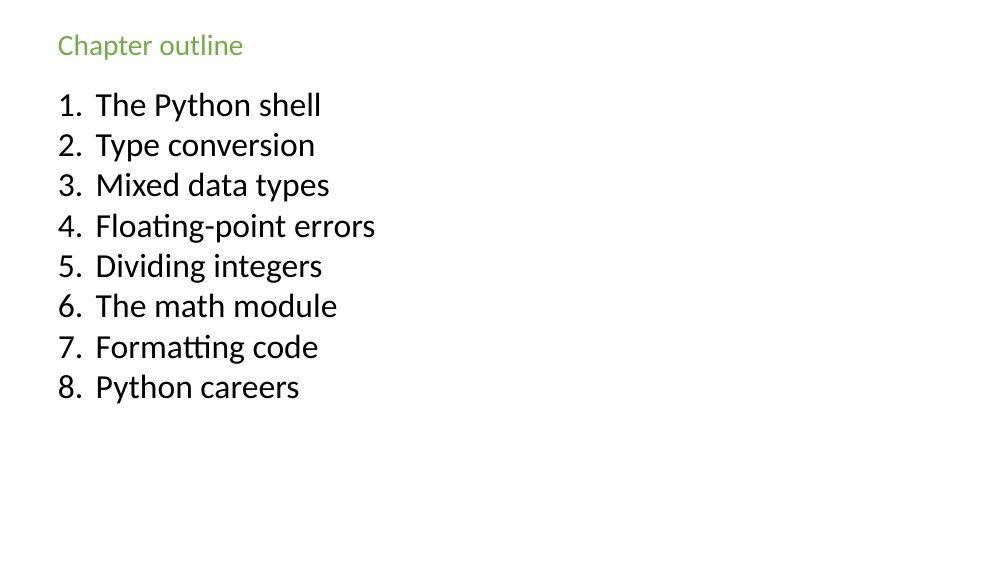
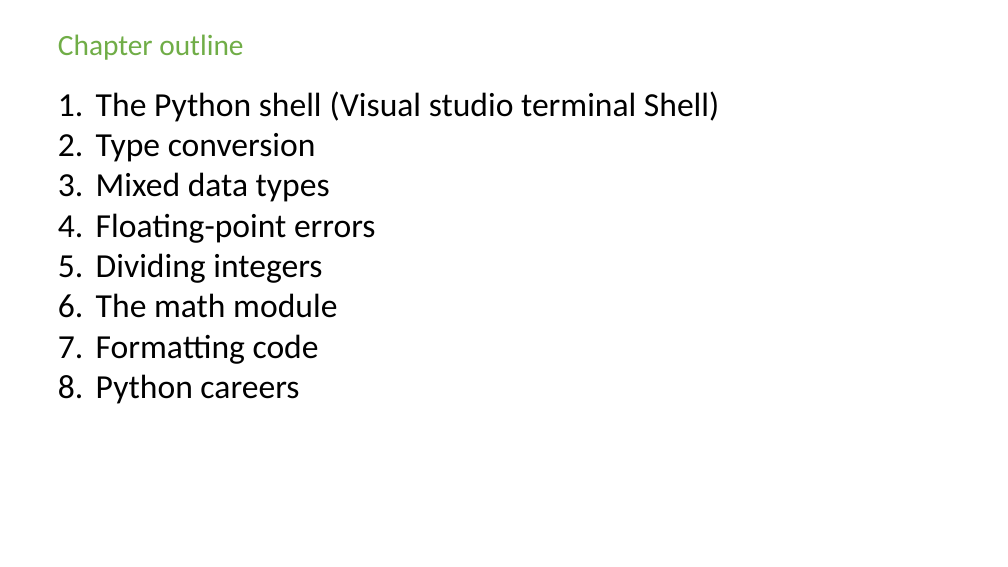
Before and after one commit to Loufi60/TestRepo, a slide deck: slide 2 of Introduction to Python Programming - Chapter 2 - expressions.pptx. Drawn at 1008x567 pixels with LibreOffice and Linux fonts; fonts in the diff are those of the drawing; background and template pictures are left out. Boxes give left, top, right and bottom in pixels: in the first picture for what was removed or moved away, otherwise in the second. Text is boxed around its words. In the diff, an @@ line names an element or a change of style, - is before the commit and + after.

```diff
--- a/Introduction to Python Programming - Chapter 2 - expressions.pptx
+++ b/Introduction to Python Programming - Chapter 2 - expressions.pptx
@@ text at (x1=96, y1=91, x2=719, y2=122): text changed @@
-1. The Python shell
+1. The Python shell (Visual studio terminal Shell)
```
Also in this commit, not shown: 6 other slides changed, 3 other files.
